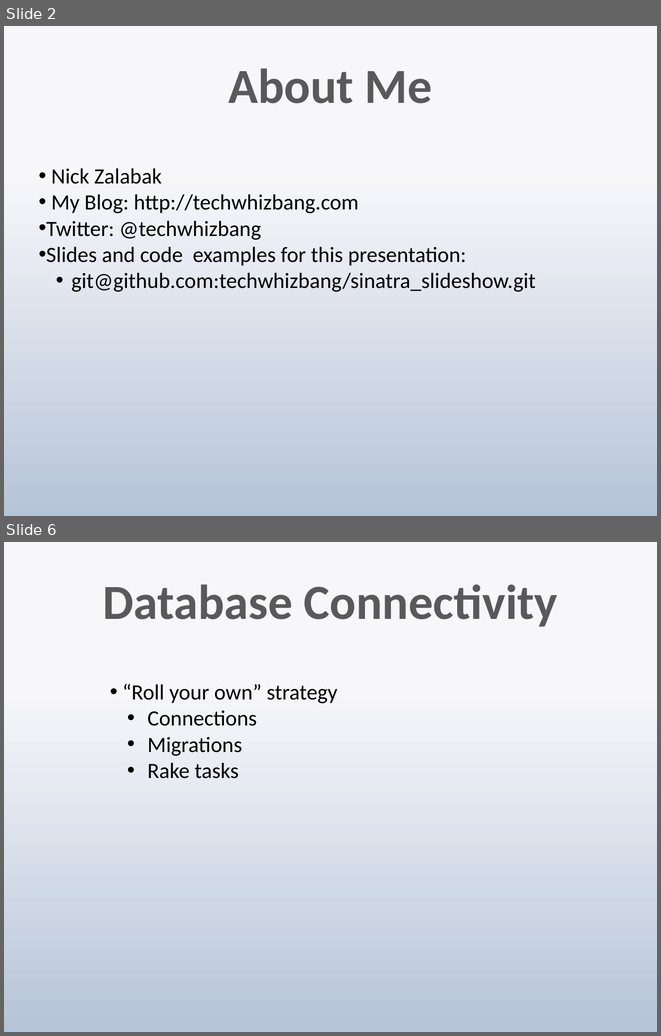
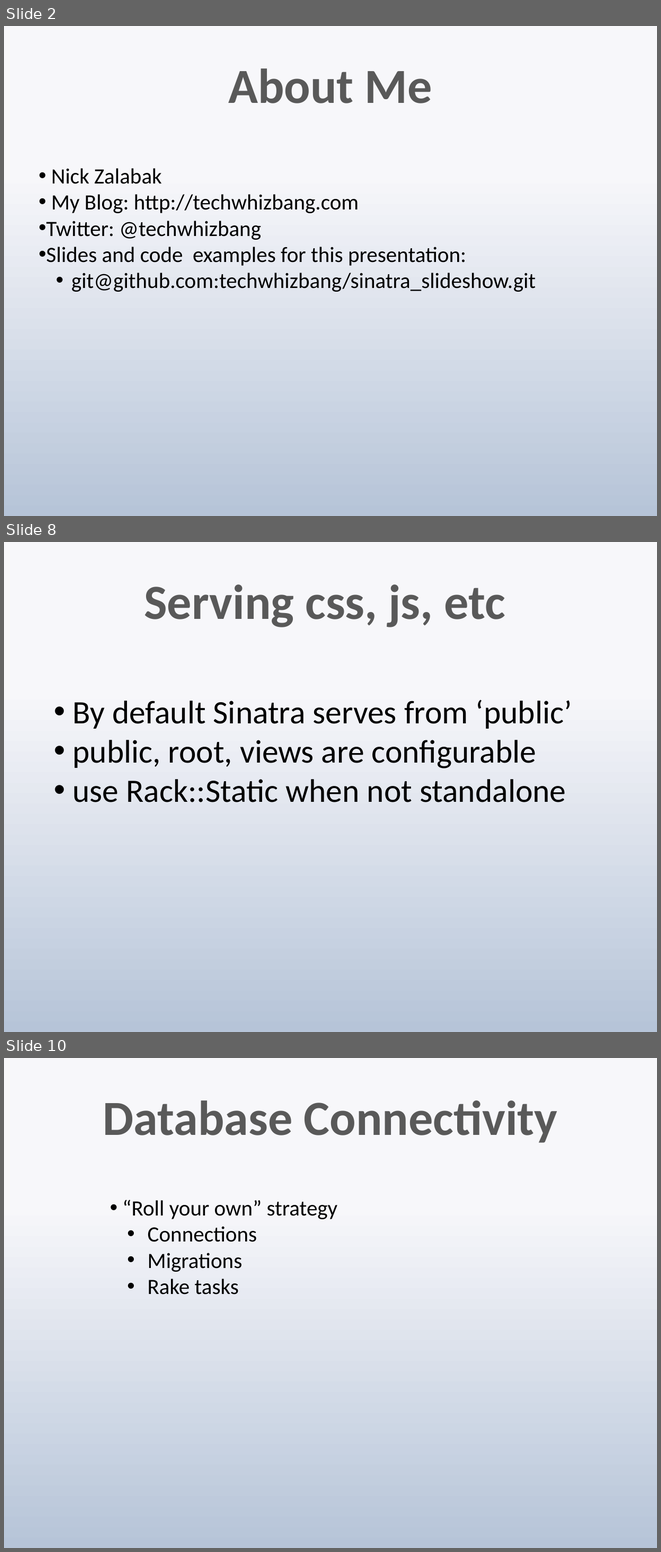
Before and after one commit to techwhizbang/sinatra_slideshow, a slide deck: sinatra.pptx. Shown one above the other, each under a label of ours: slides 2 and 6 before the commit, slides 2, 8 and 10 after it; the slides between them are not shown. The pictures are 661x1036 and 661x1552 pixels, drawn with LibreOffice and Linux fonts; fonts in the diff are those of the drawing. Boxes give left, top, right and bottom in pixels: in the first picture for what was removed or moved away, otherwise in the second. Text is boxed around its words. In the diff, an @@ line names an element or a change of style, - is before the commit and + after.

```diff
--- a/sinatra.pptx
+++ b/sinatra.pptx
@@ slide 8 added at [4,542,657,1032], background gradient #F7F9FB to #B7C6D9 @@
@@ title added at [144,584,505,627], 54 pt, text gradient #595959 to #262626, bold @@
+Serving css, js, etc
@@ text added at [72,699,572,802], 36 pt, text #000000 @@
+• By default Sinatra serves from ‘public’
+• public, root, views are configurable
+• use Rack::Static when not standalone
@@ what was slide 6 is now slide 10 @@
```
Also in this commit, not shown: 2 slides changed, 8 other slides added, 1 slide removed.
